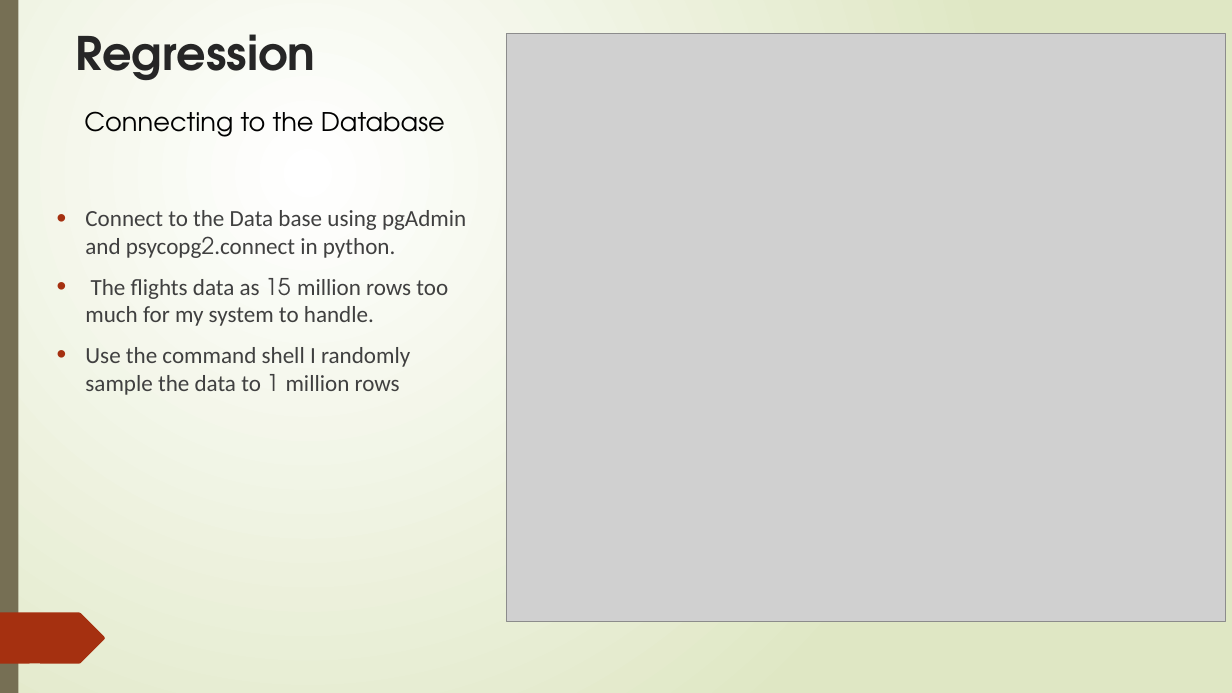
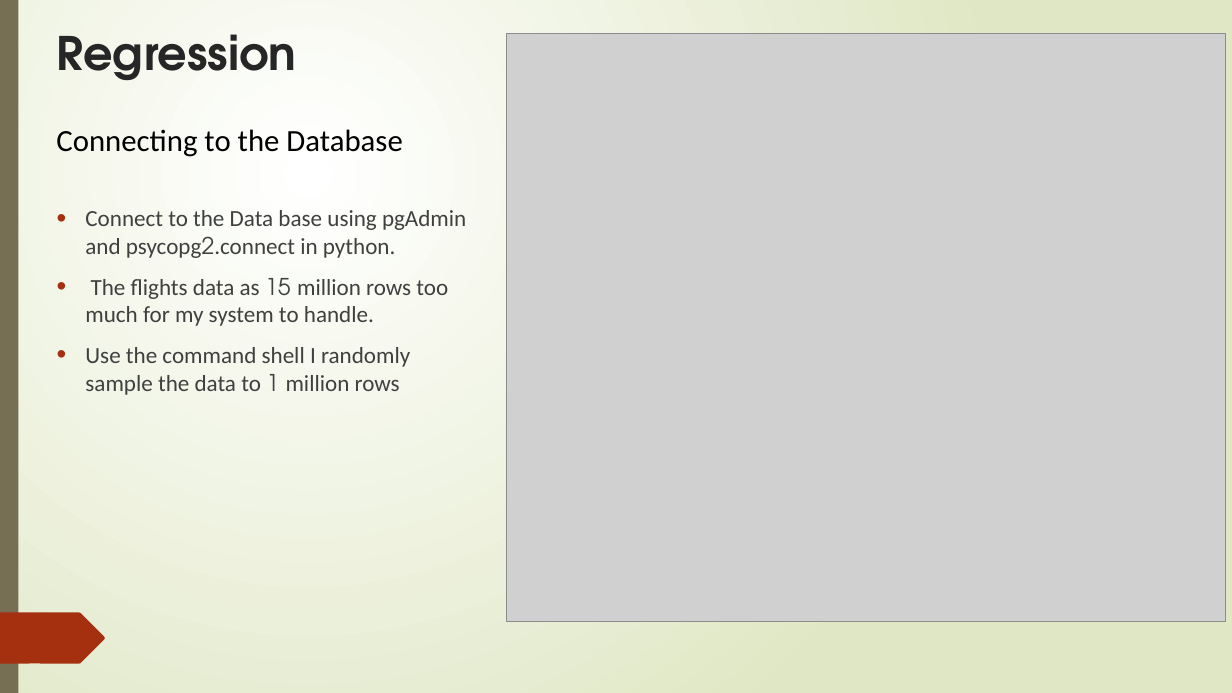
Before and after one commit to rwadisaputro/lhl_midterm_project, a slide deck: slide 6 of Project1-5.pptx. Drawn at 1232x693 pixels with LibreOffice and Linux fonts; fonts in the diff are those of the drawing; grey boxes stand for pictures. Boxes give left, top, right and bottom in pixels: in the first picture for what was removed or moved away, otherwise in the second. Text is boxed around its words. In the diff, an @@ line names an element or a change of style, - is before the commit and + after.

```diff
--- a/Project1-5.pptx
+++ b/Project1-5.pptx
@@ text "Regression" moved from (x1=75, y1=34, x2=315, y2=80) to (x1=57, y1=34, x2=297, y2=81) @@
@@ text "Connecting to the Database" moved from (x1=84, y1=111, x2=445, y2=137) to (x1=56, y1=129, x2=402, y2=157) @@
@@ text "Connecting to the Database" at (x1=56, y1=129, x2=402, y2=157): size 20 to 24 pt, font TeX Gyre Adventor to Calibri @@
```
Also in this commit, not shown: 7 other slides changed, 1 slide added.
